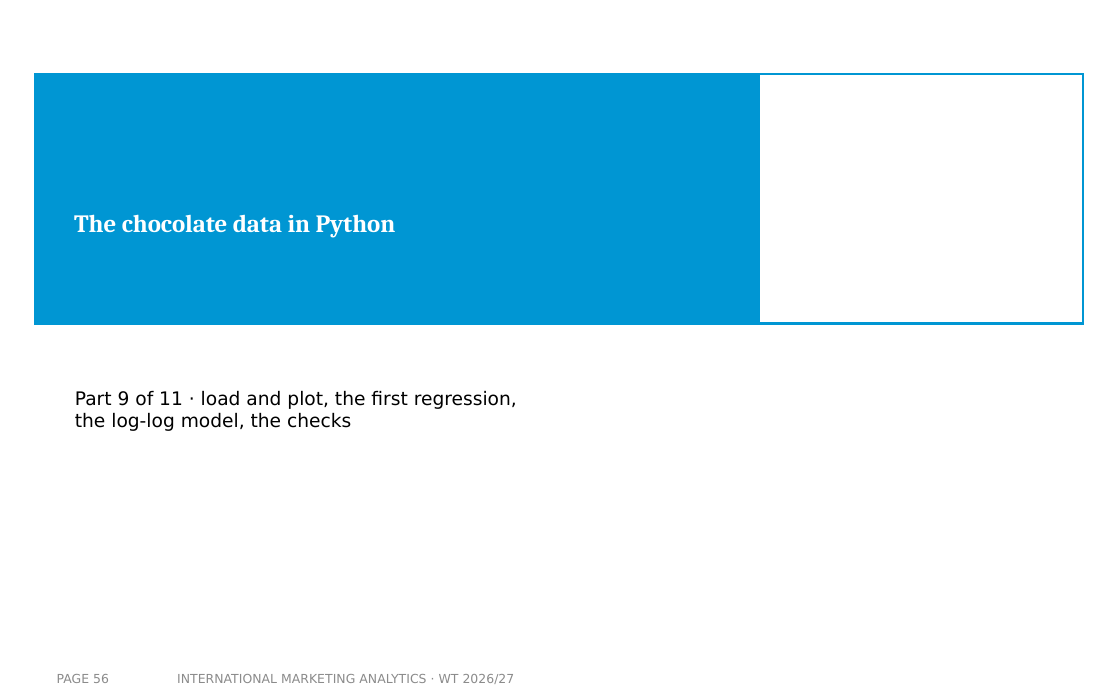
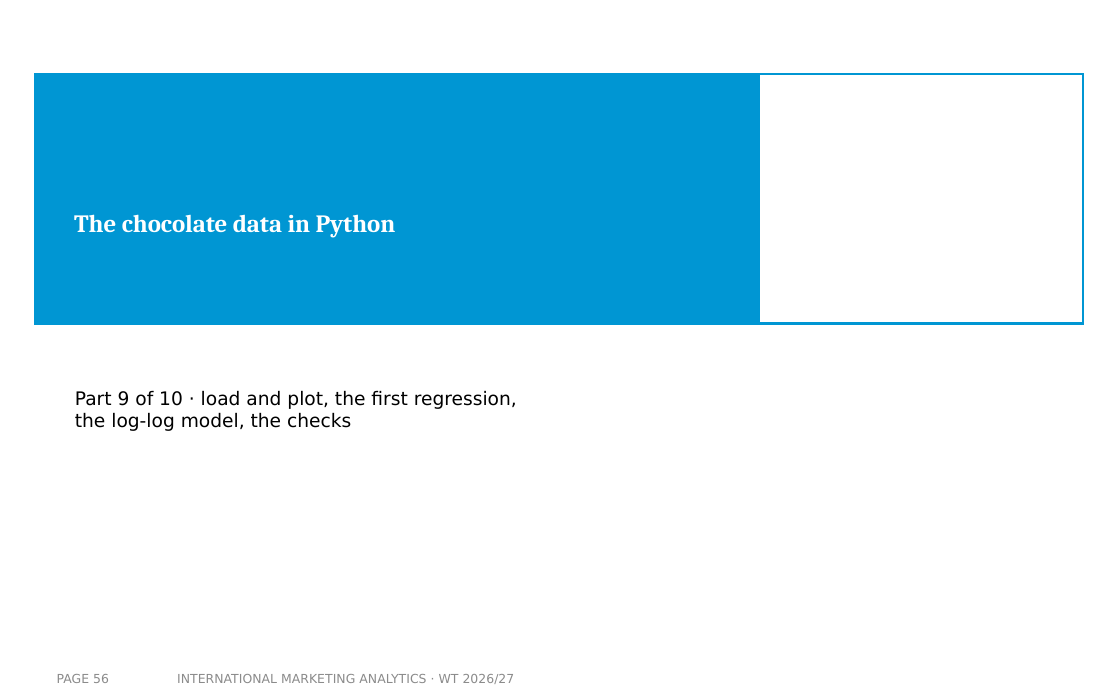
Before and after one commit to arnefloh-wu/international-marketing-analytics-teaching, a slide deck: slide 56 of slides/01b_statistics-and-regression_WT26-27.pptx. Drawn at 1120x700 pixels with LibreOffice and Linux fonts; fonts in the diff are those of the drawing; background and template pictures are left out. Boxes give left, top, right and bottom in pixels: in the first picture for what was removed or moved away, otherwise in the second. Text is boxed around its words. In the diff, an @@ line names an element or a change of style, - is before the commit and + after.

```diff
--- a/slides/01b_statistics-and-regression_WT26-27.pptx
+++ b/slides/01b_statistics-and-regression_WT26-27.pptx
@@ text at <box>75,390,517,431</box>: text changed @@
-Part 9 of 11 · load and plot, the first regression, the log-log model, the checks
+Part 9 of 10 · load and plot, the first regression, the log-log model, the checks
```
Also in this commit, not shown: 15 other slides changed, 2 slides added, 3 slides removed, 5 other files.
